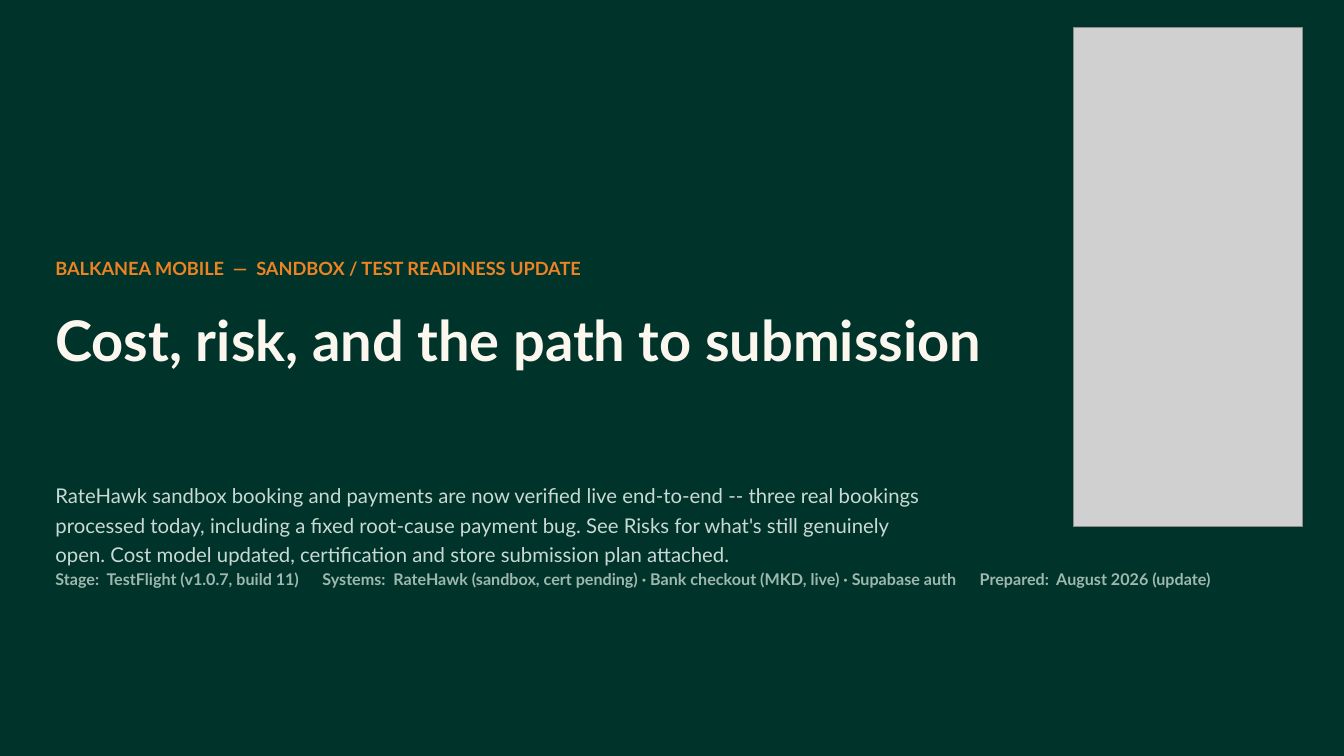
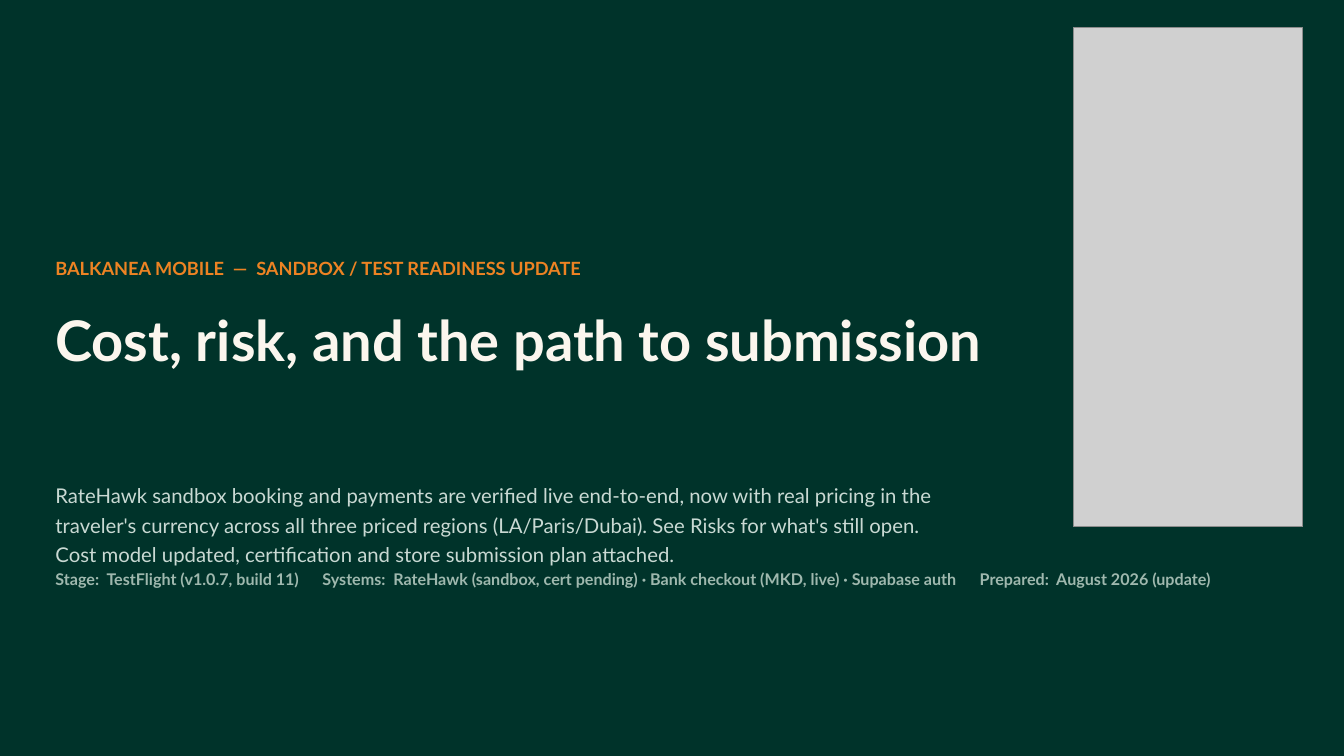
Before and after one commit to rweale-ai/balkanea-mobile, a slide deck: slide 1 of decks/Balkanea-Mobile-Sandbox-Readiness-Update.pptx. Drawn at 1344x756 pixels with LibreOffice and Linux fonts; fonts in the diff are those of the drawing; grey boxes stand for pictures. Boxes give left, top, right and bottom in pixels: in the first picture for what was removed or moved away, otherwise in the second. Text is boxed around its words. In the diff, an @@ line names an element or a change of style, - is before the commit and + after.

```diff
--- a/decks/Balkanea-Mobile-Sandbox-Readiness-Update.pptx
+++ b/decks/Balkanea-Mobile-Sandbox-Readiness-Update.pptx
@@ text at (55,488,931,562): text changed @@
-RateHawk sandbox booking and payments are now verified live end-to-end -- three real bookings processed today, including a fixed root-cause payment bug. See Risks for what's still genuinely open. Cost model updated, certification and store submission plan attached.
+RateHawk sandbox booking and payments are verified live end-to-end, now with real pricing in the traveler's currency across all three priced regions (LA/Paris/Dubai). See Risks for what's still open. Cost model updated, certification and store submission plan attached.
```
Also in this commit, not shown: 5 other slides changed, 1 slide added, 26 other files.
